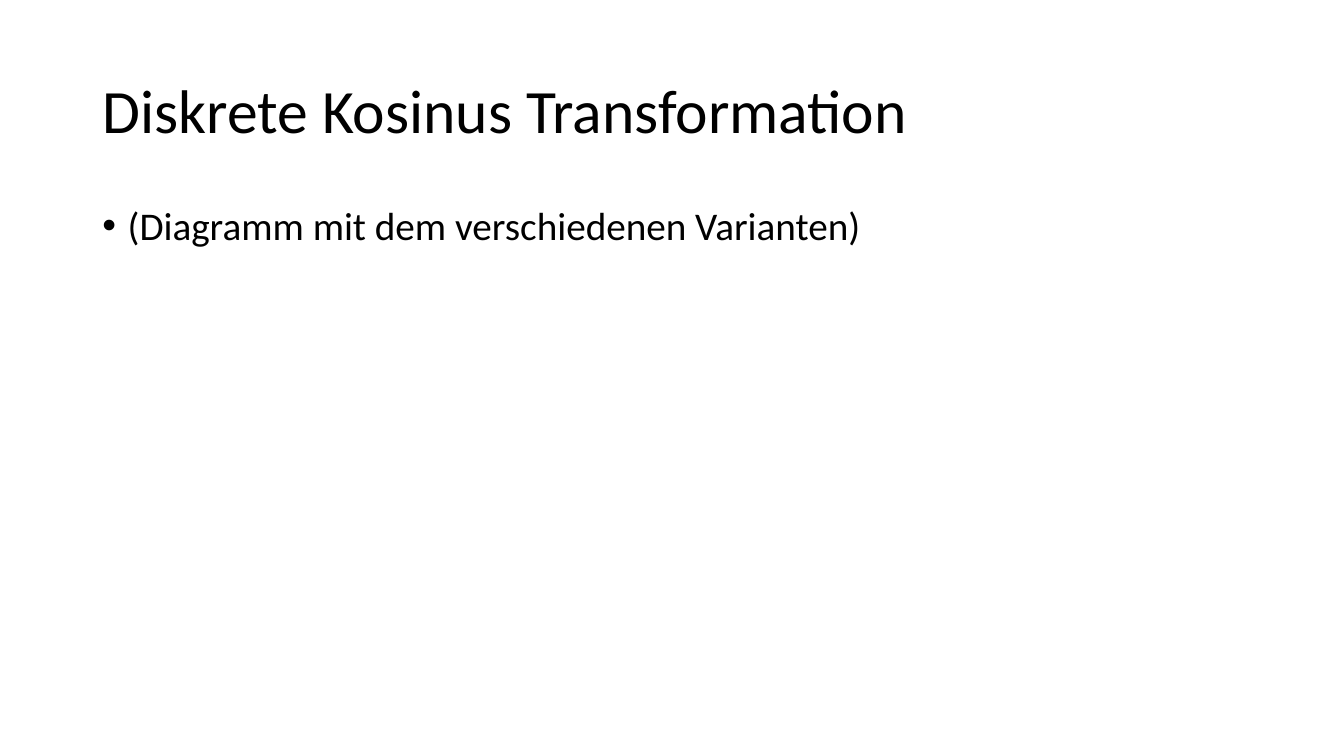
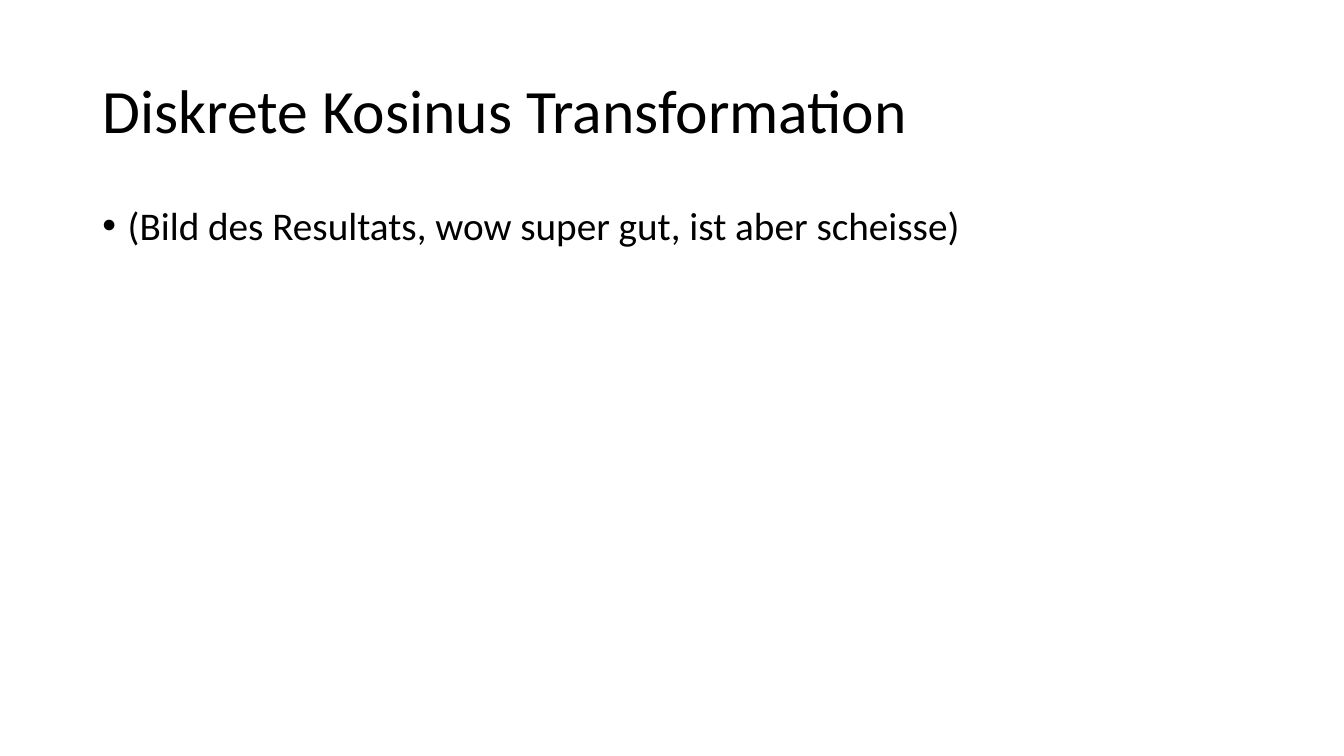
Before and after one commit to Helldevastator/PFSSCompression, a slide deck: slide 10 of doc/praes/Kompression.pptx (slide 12 before the commit). Drawn at 1344x756 pixels with LibreOffice and Linux fonts; fonts in the diff are those of the drawing. Boxes give left, top, right and bottom in pixels: in the first picture for what was removed or moved away, otherwise in the second. Text is boxed around its words. In the diff, an @@ line names an element or a change of style, - is before the commit and + after.

```diff
--- a/doc/praes/Kompression.pptx
+++ b/doc/praes/Kompression.pptx
@@ text at <box>128,211,960,247</box>: text changed @@
-• (Diagramm mit dem verschiedenen Varianten)
+• (Bild des Resultats, wow super gut, ist aber scheisse)
```
Also in this commit, not shown: 10 other slides changed, 12 slides added, 10 slides removed, 2 other files.
